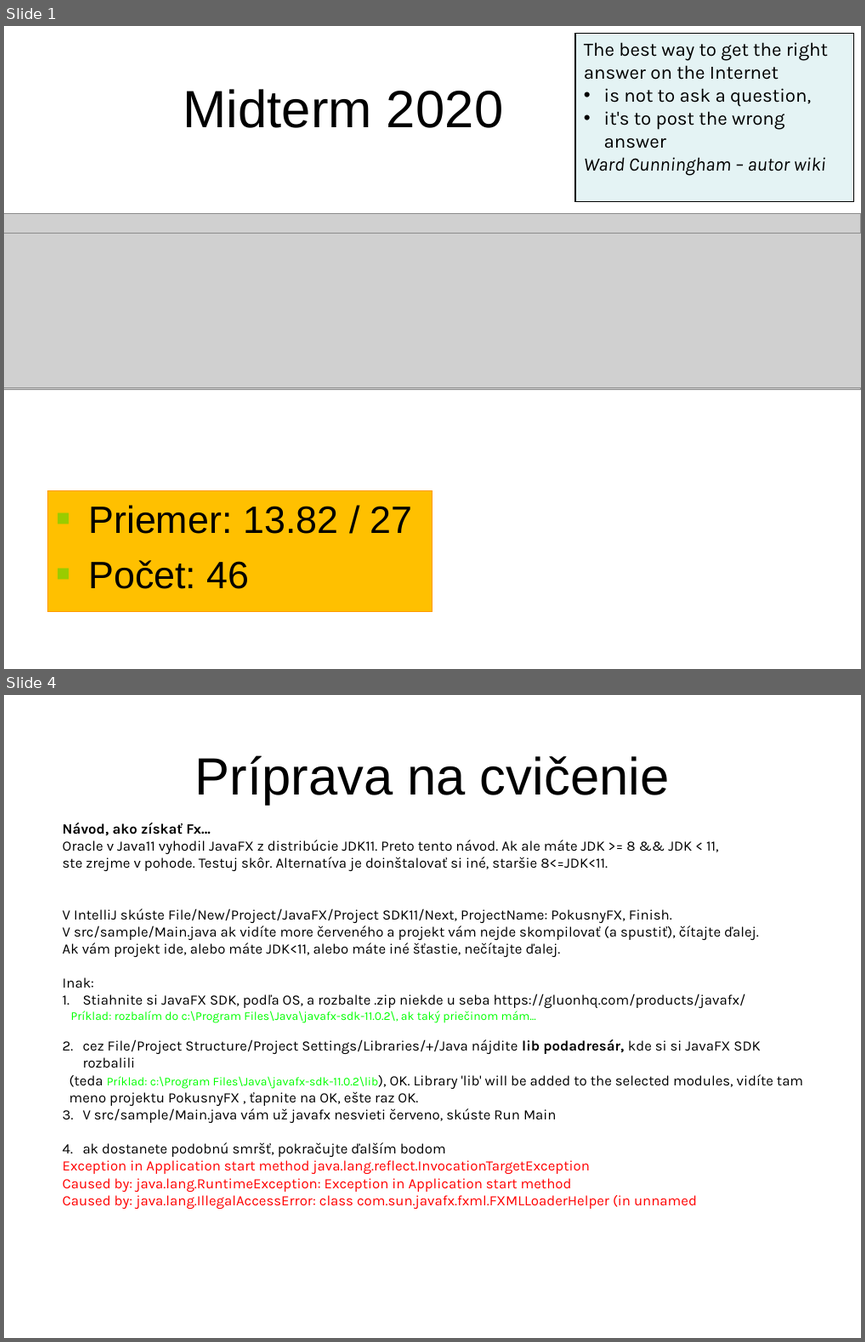
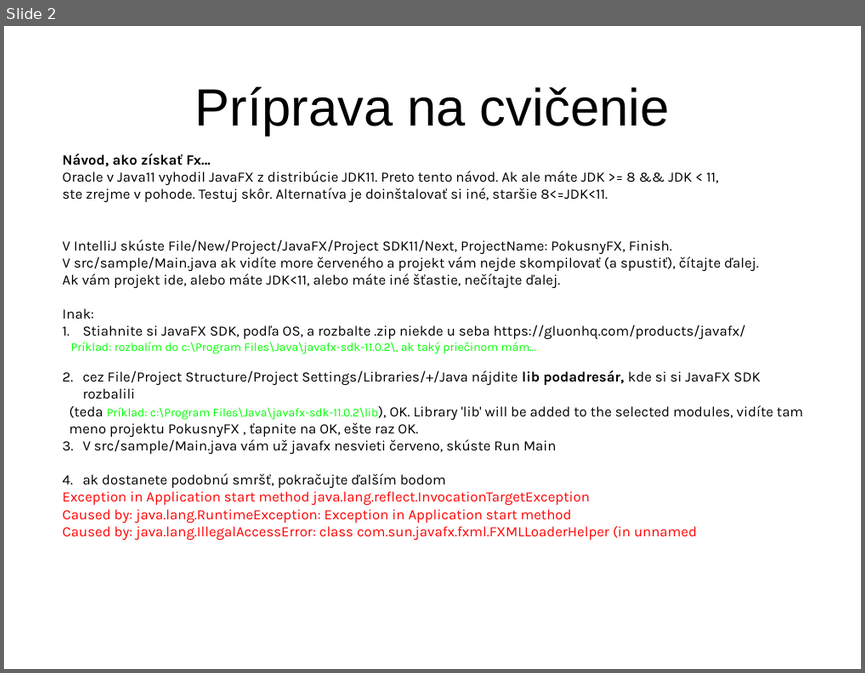
Before and after one commit to Programovanie4/Prednasky, a slide deck: 09/09_java.ppt. Shown one above the other, each under a label of ours: slides 1 and 4 before the commit, slide 2 after it; the slides between them are not shown. The pictures are 865x1342 and 865x673 pixels, drawn with LibreOffice and Linux fonts; fonts in the diff are those of the drawing; grey boxes stand for pictures. Boxes give left, top, right and bottom in pixels: in the first picture for what was removed or moved away, otherwise in the second. Text is boxed around its words. In the diff, an @@ line names an element or a change of style, - is before the commit and + after.

```diff
--- a/09/09_java.ppt
+++ b/09/09_java.ppt
@@ slide 1 removed at (4, 26, 861, 669), background #FFFFFF @@
@@ rectangle removed at (575, 33, 854, 202) @@
-The best way to get the right answer on the Internet
-• is not to ask a question,
-• it's to post the wrong answer
-Ward Cunningham – autor wiki
@@ title removed at (182, 89, 503, 128) @@
-Midterm 2020
@@ picture removed at (4, 214, 861, 390) @@
@@ picture removed at (4, 233, 861, 387) @@
@@ rectangle removed at (47, 490, 432, 611) @@
-■ Priemer: 13.82 / 27
-■ Počet: 46
@@ what was slide 4 is now slide 2 @@
```
Also in this commit, not shown: 2 slides changed, 2 other slides removed, 1 other file.
